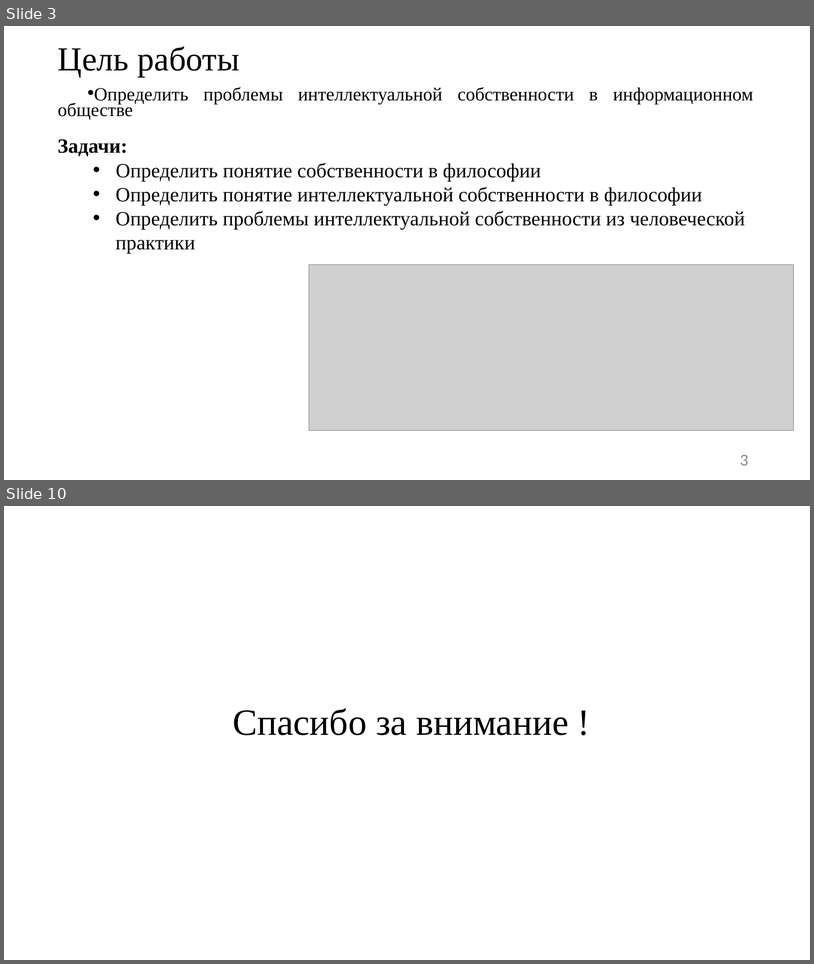
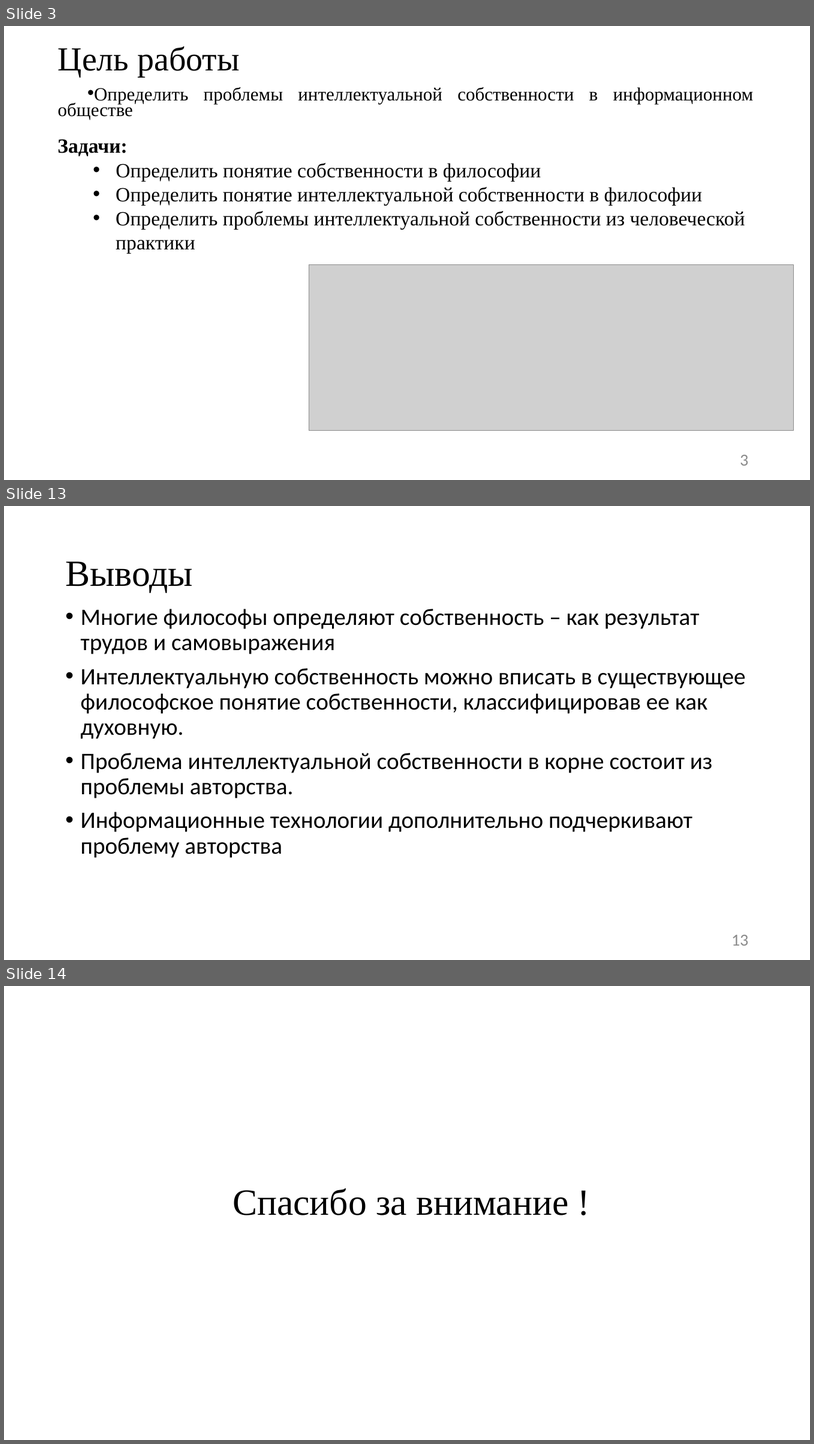
Before and after one commit to JacKira/UpLift_CandidateDegree, a slide deck: Философия/Выступление/Презентация Фейзуллин М8О-104А-23.pptx. Shown one above the other, each under a label of ours: slides 3 and 10 before the commit, slides 3, 13 and 14 after it; the slides between them are not shown. The pictures are 814x964 and 814x1444 pixels, drawn with LibreOffice and Linux fonts; fonts in the diff are those of the drawing; grey boxes stand for pictures. Boxes give left, top, right and bottom in pixels: in the first picture for what was removed or moved away, otherwise in the second. Text is boxed around its words. In the diff, an @@ line names an element or a change of style, - is before the commit and + after.

```diff
--- a/Философия/Выступление/Презентация Фейзуллин М8О-104А-23.pptx
+++ b/Философия/Выступление/Презентация Фейзуллин М8О-104А-23.pptx
@@ slide 13 added at (x1=4, y1=506, x2=810, y2=960), background #FFFFFF @@
@@ title added at (x1=65, y1=561, x2=193, y2=592), 44 pt, text #000000 @@
+Выводы
@@ text added at (x1=81, y1=609, x2=746, y2=858), 28 pt, text #000000 @@
+• Многие философы определяют собственность – как результат трудов и самовыражения
+• Интеллектуальную собственность можно вписать в существующее философское понятие собственности, классифицировав ее как духовную.
+• Проблема интеллектуальной собственности в корне состоит из проблемы авторства.
+• Информационные технологии дополнительно подчеркивают проблему авторства
@@ page number added at (x1=732, y1=934, x2=749, y2=945), 20 pt, text #8C8C8C @@
+13
@@ what was slide 10 is now slide 14 @@
```
Also in this commit, not shown: 5 slides changed, 4 other slides added, 1 slide removed.
